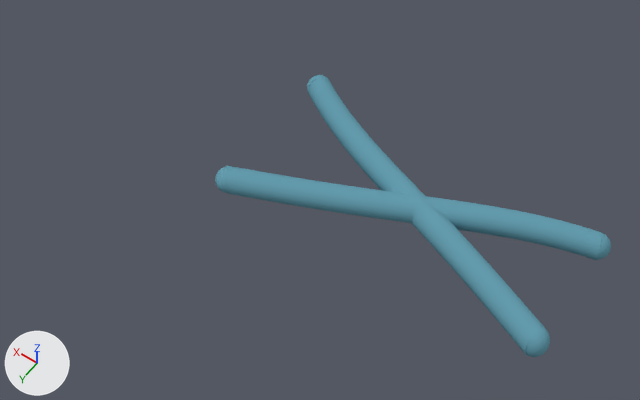
What one commit did to the Blender file Summer Project/Assets/chromosomeTransparentWithDna.blend.
Rendered twice from a 50 mm lens placed at (-8.91, 8.79, 14.72), pointed at (-2.15, -0.69, -0.17). The axes (+X, +Y, +Z) are drawn at lower left. The lights are the same throughout.

The scene before the commit, as lines of its bpy script (objects in view):
```python
ob_cylinder = bpy.data.objects.new('Cylinder', me_cylinder_015)
ob_cylinder.location = (-3.57, -3.07, 0.04)
ob_cylinder.rotation_euler = (0.0, 1.571, 0.0)  # degrees (0, 90, 0)
ob_cylinder.scale = (0.0375, 0.0375, 0.0375)
ob_nurbspath = bpy.data.objects.new('NurbsPath', cu_nurbspath)
ob_nurbspath.location = (-3.743, -3.194, 0.0)
ob_nurbspath.scale = (1.89, 1.89, 1.89)
ob_sphere_001 = bpy.data.objects.new('Sphere.001', me_sphere_003)
ob_sphere_001.location = (-0.32, -3.21, 0.09)
ob_sphere_001.rotation_euler = (1.689, -3.578, -1.972)  # degrees (97, -205, -113)
ob_sphere_001.scale = (0.285, 0.285, 0.285)
```
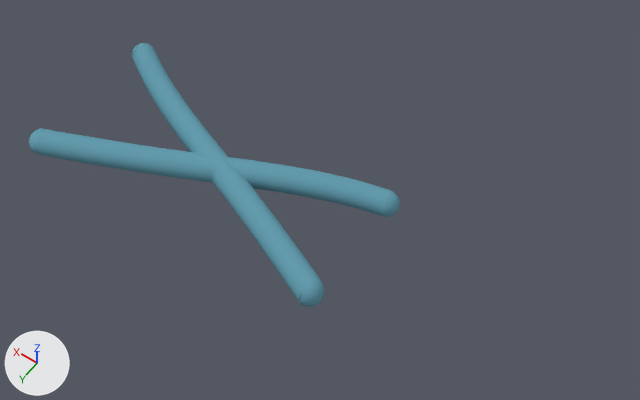
ob_nurbspath is not drawn itself; it is used by a modifier of ob_cylinder.

What differs and where, as boxes [x1, y1, x2, y2] in the pictures (640 x 400 px):
'Sphere.001', moved: before [215, 75, 611, 357]; after [29, 43, 400, 307]

What changed in the scene script:
```text
Change cu_nurbspath:
    remove _sp.points.foreach_set('co', [-1.918, 0.137, 0.0, 1.0, -1.0, 0.241, 0.0, 1.0, -0.144, 1.424, 0.0, 1.0, 1.0, 0.217, 0.0, 1.0, 1.8, -0.0149, 0.0, 1.0])
    _sp: cu_nurbspath.splines.new('NURBS'); _sp.points.add(4) -> cu_nurbspath.splines.new('NURBS'); _sp.points.add(6)
    add _sp.points.foreach_set('co', [-1.671, 0.17, 0.0359, 1.0, -1.382, 0.293, 0.0, 1.0, -0.49, 0.595, -0.0627, 1.0, -0.238, 0.818, 0.0, 1.0, 0.0316, 0.646, 0.0, 1.0, 0.536, 0.454, -0.0489, 1.0, 1.097, 0.148, 0.0136, 1.0])
Change ob_nurbspath:
    ob_nurbspath.location: (-3.743, -3.194, 0.0) -> (0.301, -3.194, 0.0)
Change ob_sphere_001:
    ob_sphere_001.location: (-0.32, -3.21, 0.09) -> (3.72, -1.66, 0.09)
Change ob_cylinder:
    ob_cylinder.location: (-3.57, -3.07, 0.04) -> (0.47, -1.51, 0.04)
```
